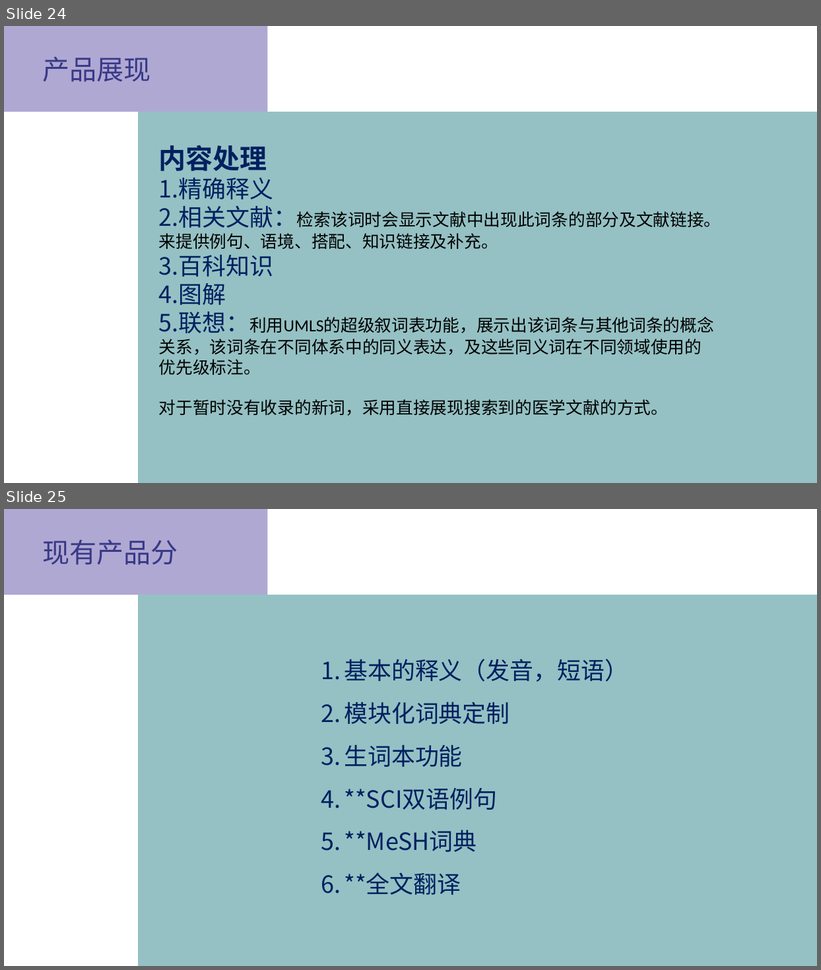
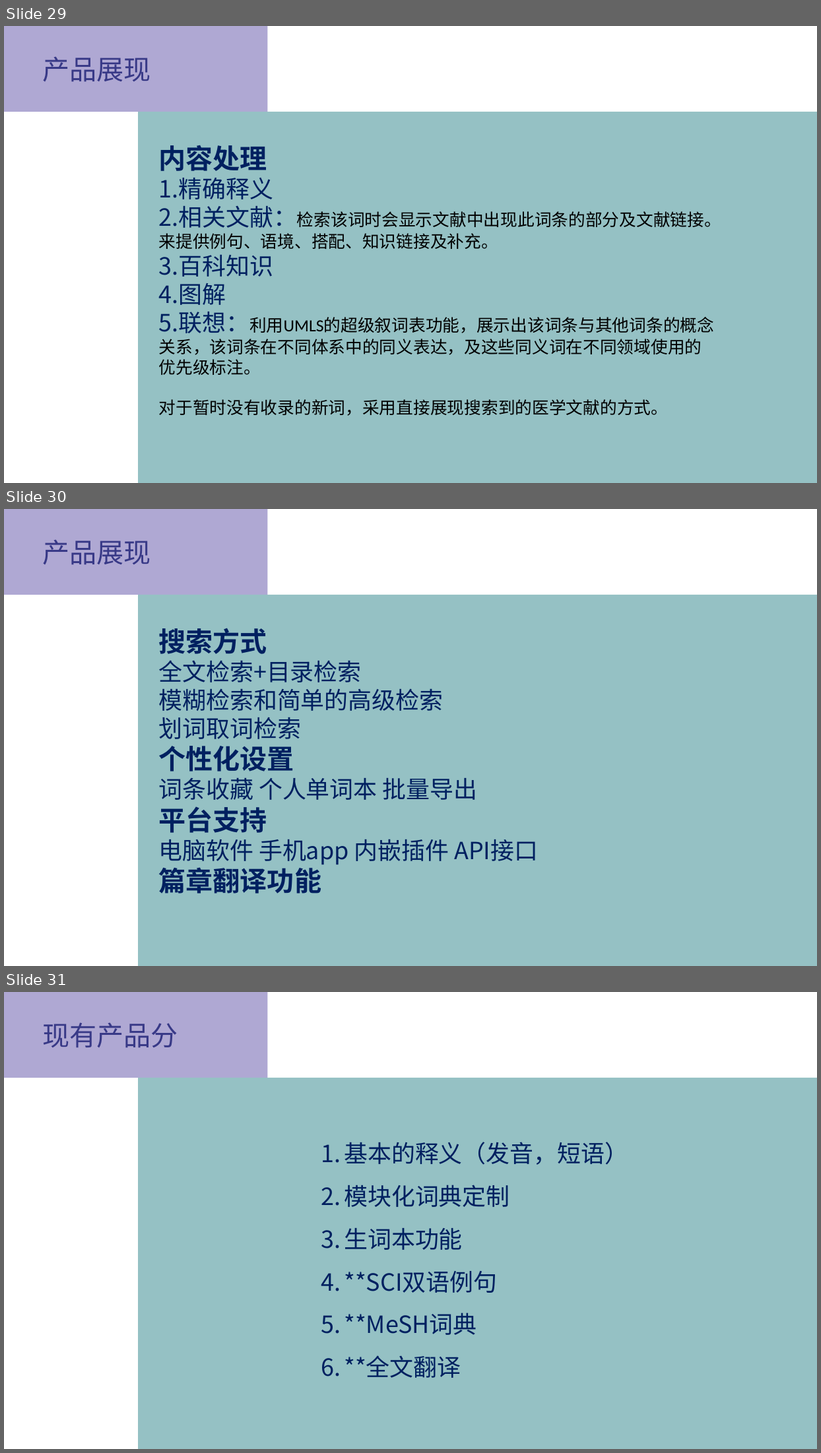
Before and after one commit to peijiawen98/TLK_1107, a slide deck: 电子词典需求分析.pptx. Shown one above the other, each under a label of ours: slides 24 and 25 before the commit, slides 29, 30 and 31 after it. The pictures are 821x970 and 821x1453 pixels, drawn with LibreOffice and Linux fonts; fonts in the diff are those of the drawing. Boxes give left, top, right and bottom in pixels: in the first picture for what was removed or moved away, otherwise in the second. Text is boxed around its words. In the diff, an @@ line names an element or a change of style, - is before the commit and + after.

```diff
--- a/电子词典需求分析.pptx
+++ b/电子词典需求分析.pptx
@@ slide 30 added at (4, 509, 817, 966), background #FFFFFF @@
@@ rectangle added at (4, 509, 267, 595), fill #AFA8D3 @@
@@ text added at (42, 539, 151, 564), 32 pt, text #383987 @@
+产品展现
@@ rectangle added at (138, 595, 817, 966), fill #95C1C4 @@
@@ text added at (159, 628, 538, 894), 28 pt, text #002060 @@
+搜索方式
+全文检索+目录检索
+模糊检索和简单的高级检索
+划词取词检索
+个性化设置
+词条收藏 个人单词本 批量导出
+平台支持
+电脑软件 手机app 内嵌插件 API接口
+篇章翻译功能
@@ what was slide 24 is now slide 29 @@
@@ what was slide 25 is now slide 31 @@
```
Also in this commit, not shown: 5 other slides added.
